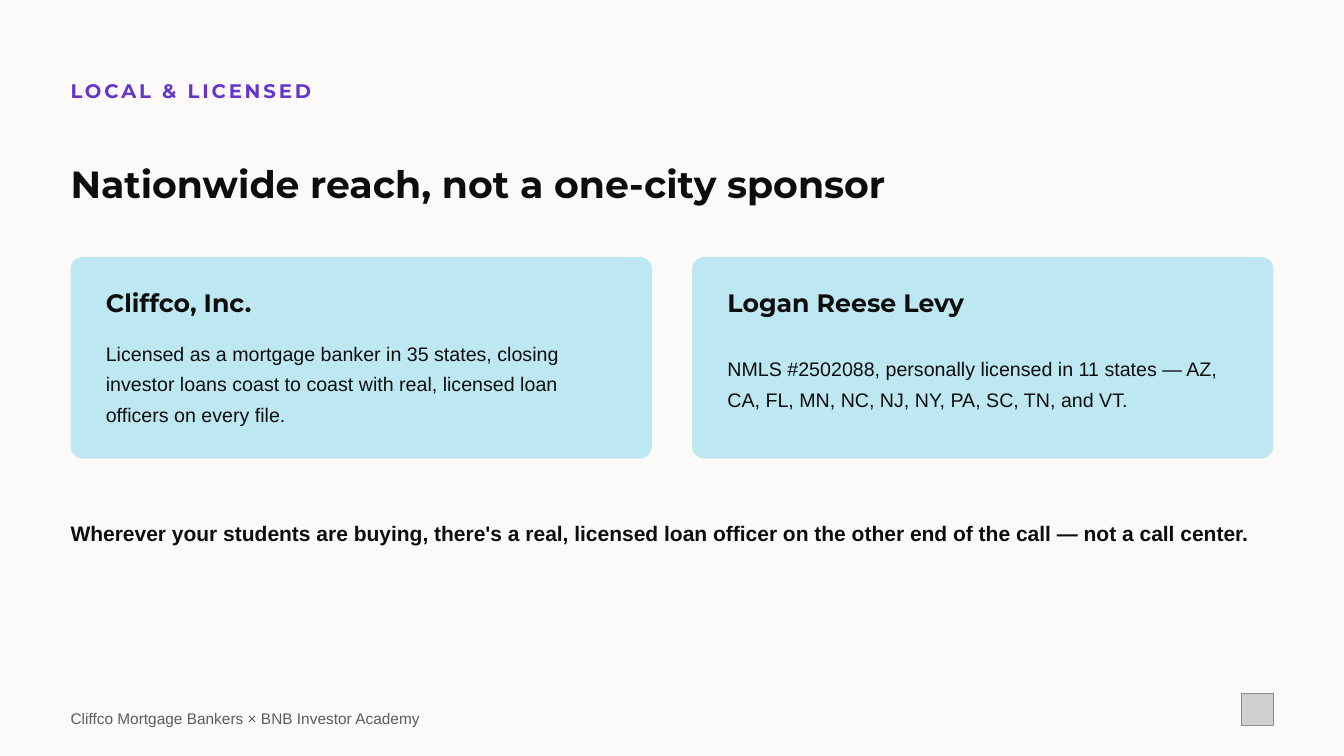
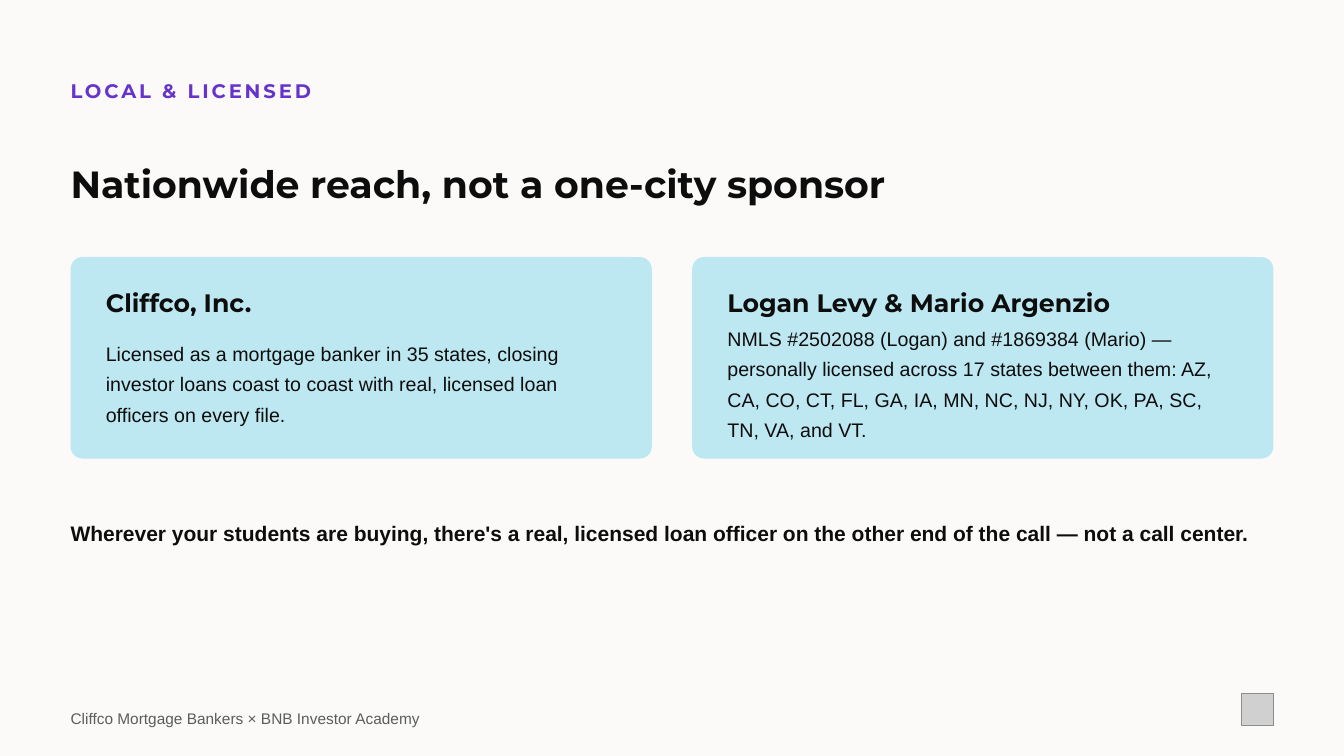
Before and after one commit to loganlevy1/STR, a slide deck: slide 7 of outreach/pitch-decks/cliffco-michael-elefante-partnership.pptx. Drawn at 1344x756 pixels with LibreOffice and Linux fonts; fonts in the diff are those of the drawing; grey boxes stand for pictures. Boxes give left, top, right and bottom in pixels: in the first picture for what was removed or moved away, otherwise in the second. Text is boxed around its words. In the diff, an @@ line names an element or a change of style, - is before the commit and + after.

```diff
--- a/outreach/pitch-decks/cliffco-michael-elefante-partnership.pptx
+++ b/outreach/pitch-decks/cliffco-michael-elefante-partnership.pptx
@@ text at box(727, 292, 1110, 317): text changed @@
-Logan Reese Levy
+Logan Levy & Mario Argenzio
@@ text at box(727, 331, 1212, 440): text changed @@
-NMLS #2502088, personally licensed in 11 states — AZ, CA, FL, MN, NC, NJ, NY, PA, SC, TN, and VT.
+NMLS #2502088 (Logan) and #1869384 (Mario) — personally licensed across 17 states between them: AZ, CA, CO, CT, FL, GA, IA, MN, NC, NJ, NY, OK, PA, SC, TN, VA, and VT.
```
Also in this commit, not shown: 3 other slides changed, 3 other files.
